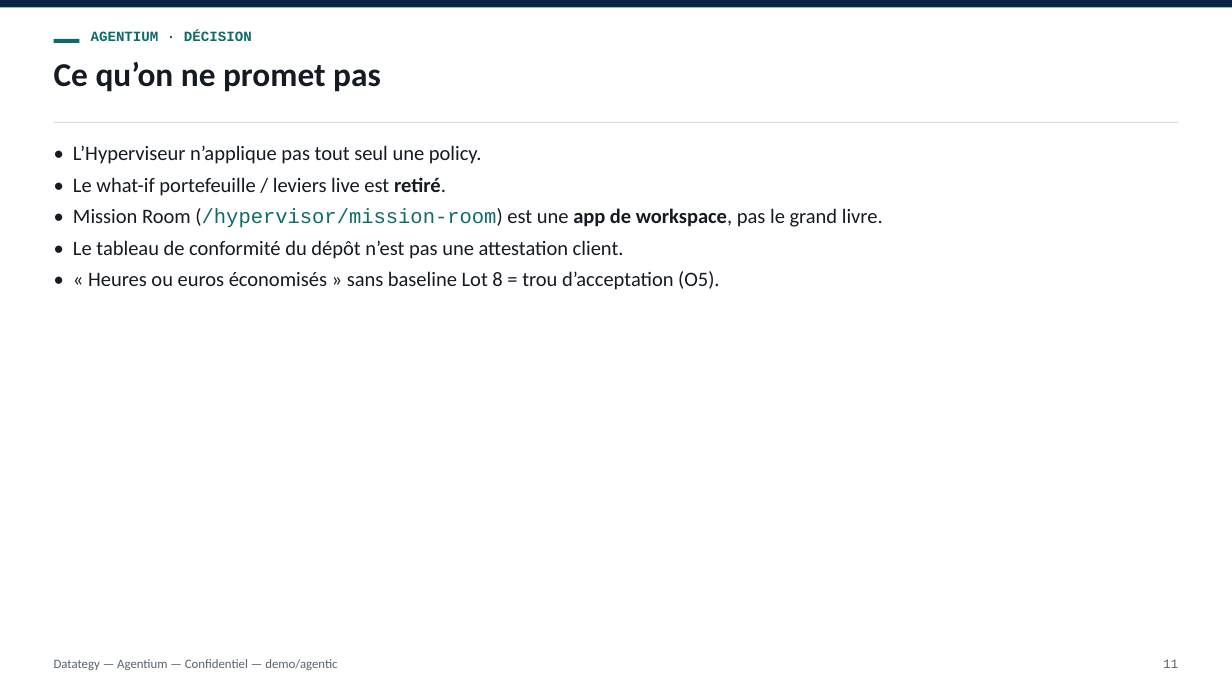
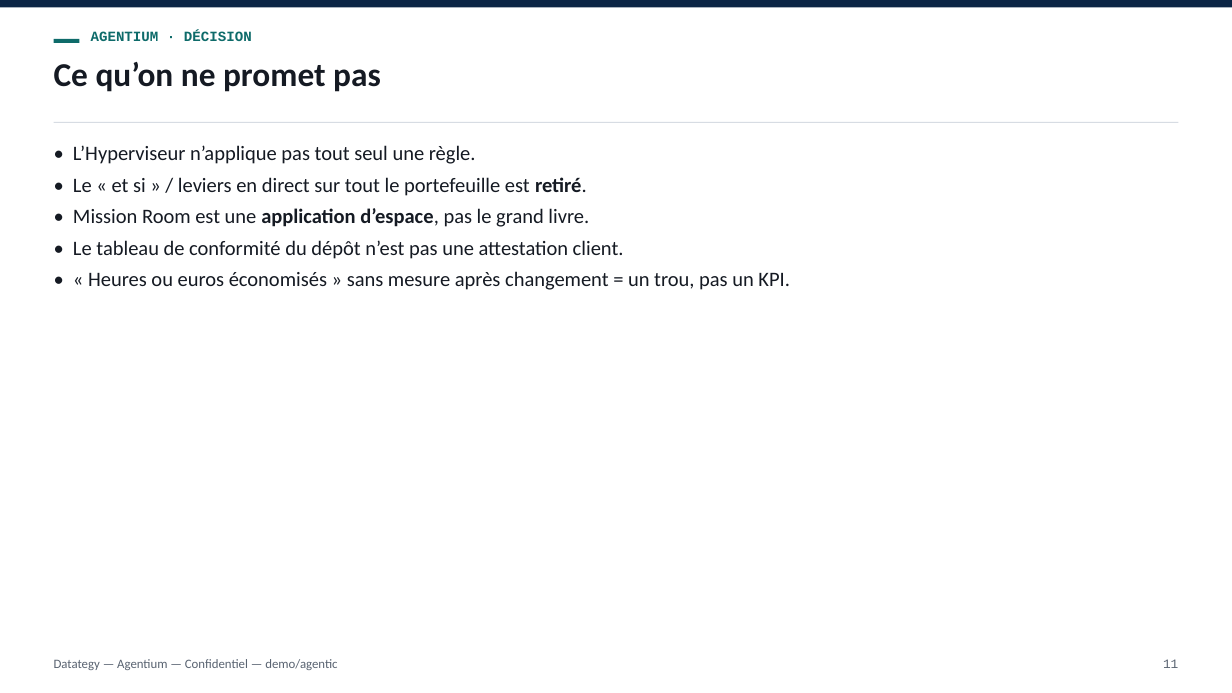
Before and after one commit to tishacian/hyusai, a slide deck: slide 11 of docs/deck-agentium-decision-adoption.fr.pptx. Drawn at 1232x693 pixels with LibreOffice and Linux fonts; fonts in the diff are those of the drawing. Boxes give left, top, right and bottom in pixels: in the first picture for what was removed or moved away, otherwise in the second. Text is boxed around its words. In the diff, an @@ line names an element or a change of style, - is before the commit and + after.

```diff
--- a/docs/deck-agentium-decision-adoption.fr.pptx
+++ b/docs/deck-agentium-decision-adoption.fr.pptx
@@ text at box(73, 145, 476, 164): text changed @@
-• L’Hyperviseur n’applique pas tout seul une policy.
+• L’Hyperviseur n’applique pas tout seul une règle.
@@ text at box(73, 177, 587, 196): text changed @@
-• Le what-if portefeuille / leviers live est retiré.
+• Le « et si » / leviers en direct sur tout le portefeuille est retiré.
@@ text at box(73, 208, 589, 227): text changed @@
-• Mission Room (/hypervisor/mission-room) est une app de workspace, pas le grand livre.
+• Mission Room est une application d’espace, pas le grand livre.
@@ text at box(88, 271, 790, 290): text changed @@
-• « Heures ou euros économisés » sans baseline Lot 8 = trou d’acceptation (O5).
+• « Heures ou euros économisés » sans mesure après changement = un trou, pas un KPI.
```
Also in this commit, not shown: 12 other slides changed, 16 other files.
